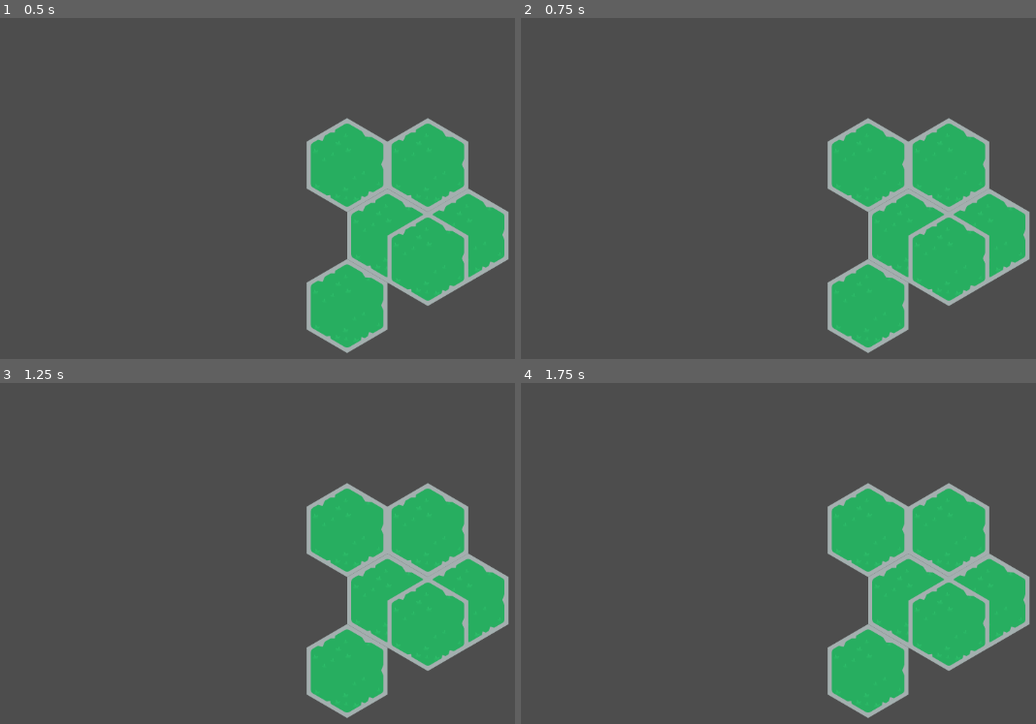
Above: before the commit, frames 1-4 (two rows, left to right).
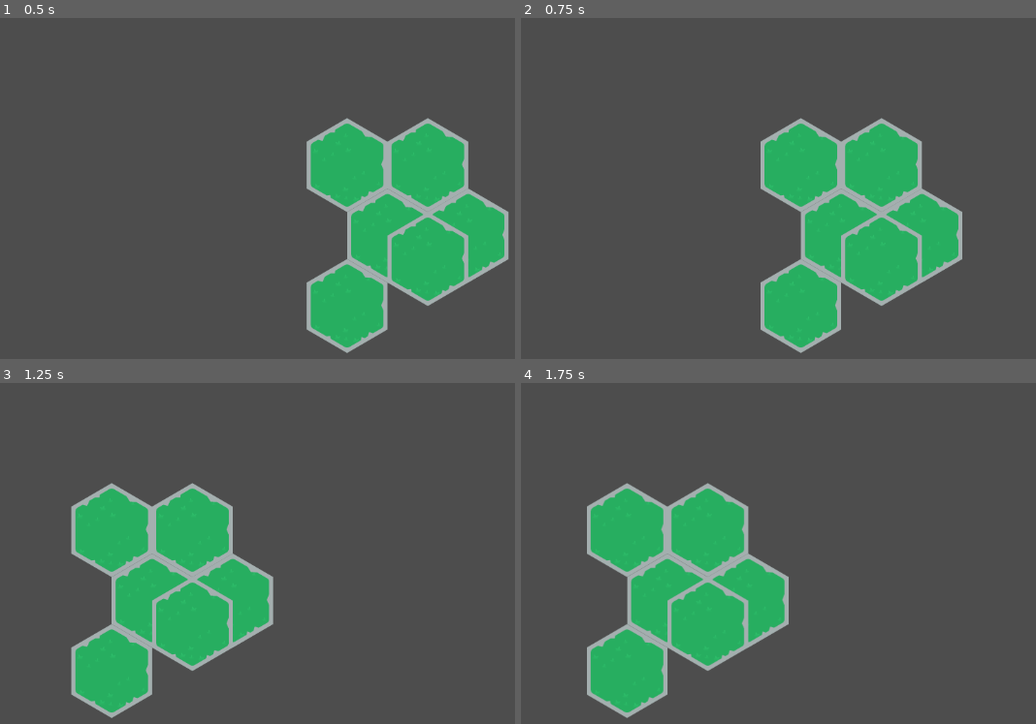
Above: after the commit, the same moments.

Repository: SpeedfireV/slavic-game-jam
Game: Godot game, scene res://game.tscn
Two runs of this game, one before a commit and one after it. Both use one fixed random seed, a clock stepped at 60 frames per second and the inputs below.
Inputs (mouse positions are in pixels of both pictures, inside the frame that each line leads up to):
- Up to frame 1 (0.5 s): no input
- Up to frame 2 (0.75 s): tap Enter at 0.5 s; move the mouse to (outside the picture) at 0.52 s; hold D (move_right) from 0.53 s (still down); click (outside the picture) at 0.67 s
- Up to frame 3 (1.25 s): keep holding D (move_right)
- Up to frame 4 (1.75 s): release D (move_right) at 1.25 s; drag from (752, 621) to (871, 686) at 1.27 s

Frame 1 is identical in both runs. In frame 2, 20% of the frame differs, in the area x 46-99%, y 29-99%; in frame 3, 35%, in the area x 13-99%, y 29-99%; in frame 4, 35%.

Commit message:
camera things changed
camera wsad added + camera lock added ( on * )

Diff:
--- a/camera_2d.gd
+++ b/camera_2d.gd
@@ -9,6 +9,7 @@
 @export var min_zoom: float = 0.4
 @export var max_zoom: float = 2.0
 
+var lock_camera_move = false
 
 var is_dragging: bool = false
 var last_mouse_position: Vector2 = Vector2.ZERO
@@ -16,11 +17,23 @@
 
 
 func _process(delta: float):
-	handle_edge_pan(delta)
+	move_camera_wsad(delta)
+	lock_camera_movement()
+	if !lock_camera_move:
+		handle_edge_pan(delta)
 
 func _unhandled_input(event: InputEvent):
 	handle_zoom(event)
 	handle_scroll_drag(event)
+
+func move_camera_wsad(delta):
+	var movement_vector: Vector2 = Input.get_vector("move_left", "move_right", "move_up", "move_down")
+	global_position += movement_vector * 500 * delta
+
+func lock_camera_movement():
+	if Input.is_action_just_pressed("camera_mouse_move"):
+		lock_camera_move=!lock_camera_move
+		print("CAMERA LOCKED:"+ str(lock_camera_move))
 
 
 func handle_edge_pan(delta: float):
--- a/project.godot
+++ b/project.godot
@@ -41,3 +41,8 @@
 "events": [Object(InputEventKey,"resource_local_to_scene":false,"resource_name":"","device":-1,"window_id":0,"alt_press …(192 unchanged characters)…
 ]
 }
+camera_mouse_move={
+"deadzone": 0.2,
+"events": [Object(InputEventKey,"resource_local_to_scene":false,"resource_name":"","device":-1,"window_id":0,"alt_pressed":false,"shift_pressed":false,"ctrl_pressed":false,"meta_pressed":false,"pressed":false,"keycode":0,"physical_keycode":4194433,"key_label":0,"unicode":42,"location":0,"echo":false,"script":null)
+]
+}
Not shown, added: game.tscn719876170.tmp
